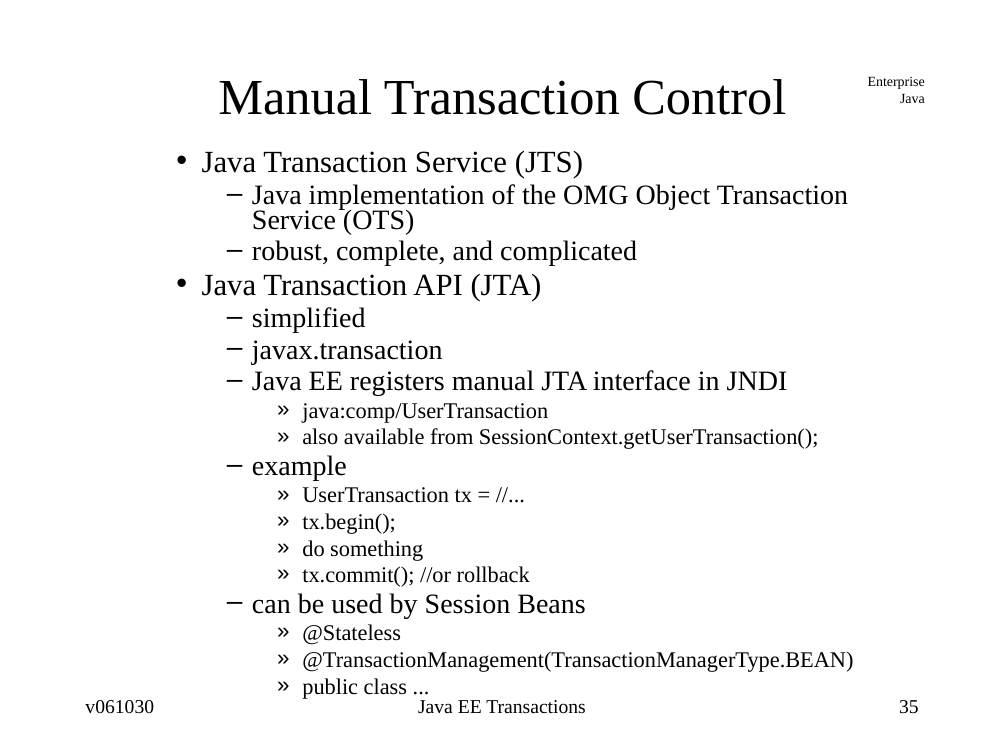
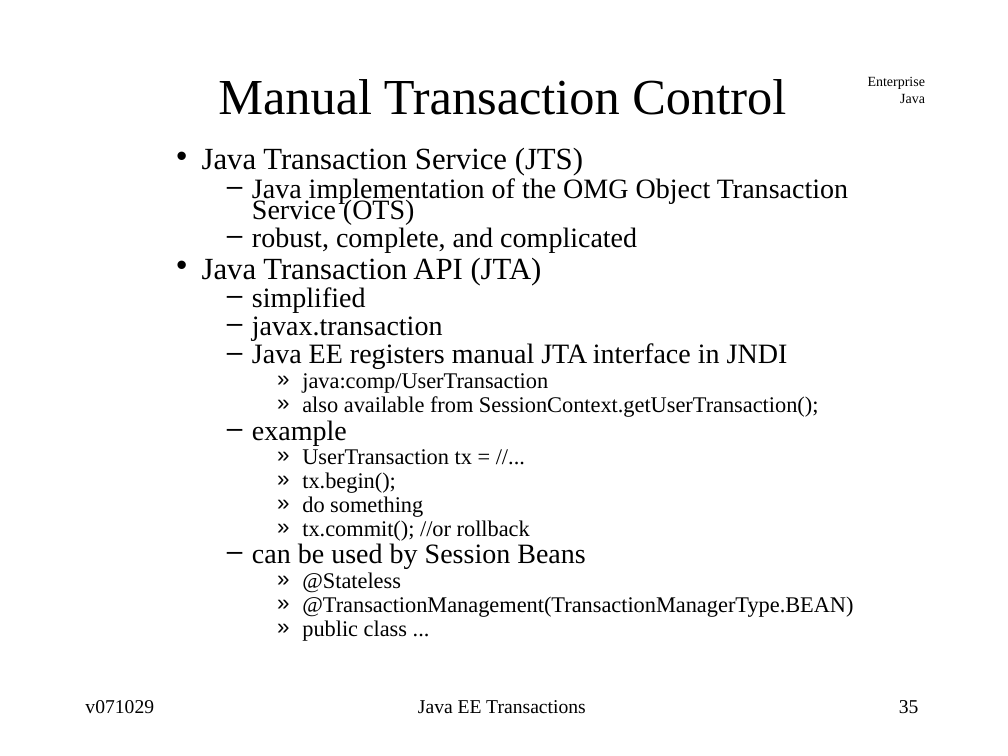
Before and after one commit to jcstaff/ejava-javaee, a slide deck: slide 35 of txReservation/src/site/resources/lectures/javaeeTransactions.ppt. Drawn at 1008x756 pixels with LibreOffice and Linux fonts; fonts in the diff are those of the drawing. Boxes give left, top, right and bottom in pixels: in the first picture for what was removed or moved away, otherwise in the second. Text is boxed around its words. In the diff, an @@ line names an element or a change of style, - is before the commit and + after.

```diff
--- a/txReservation/src/site/resources/lectures/javaeeTransactions.ppt
+++ b/txReservation/src/site/resources/lectures/javaeeTransactions.ppt
@@ text "Java Transaction Service (JTS)" at <box>202,148,853,641</box>: line spacing 0.73 to 0.63 @@
@@ text at <box>85,700,154,714</box>: text changed @@
-v061030
+v071029
```
Also in this commit, not shown: 39 other slides changed, 7 other files.
